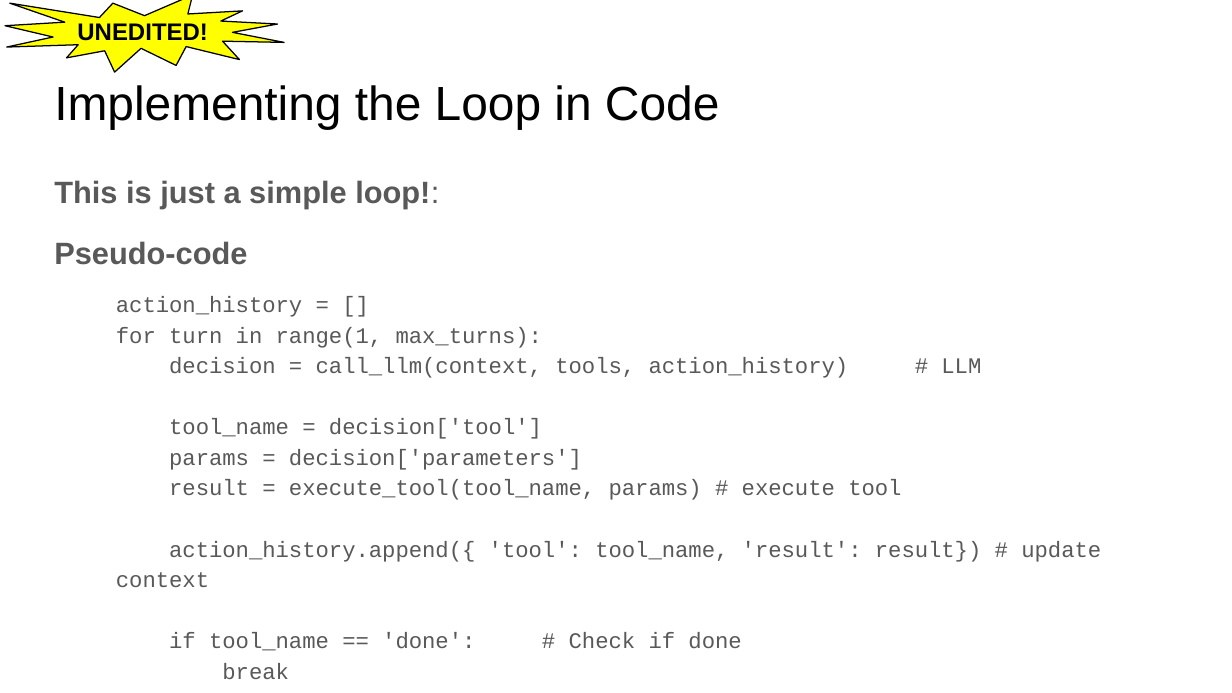
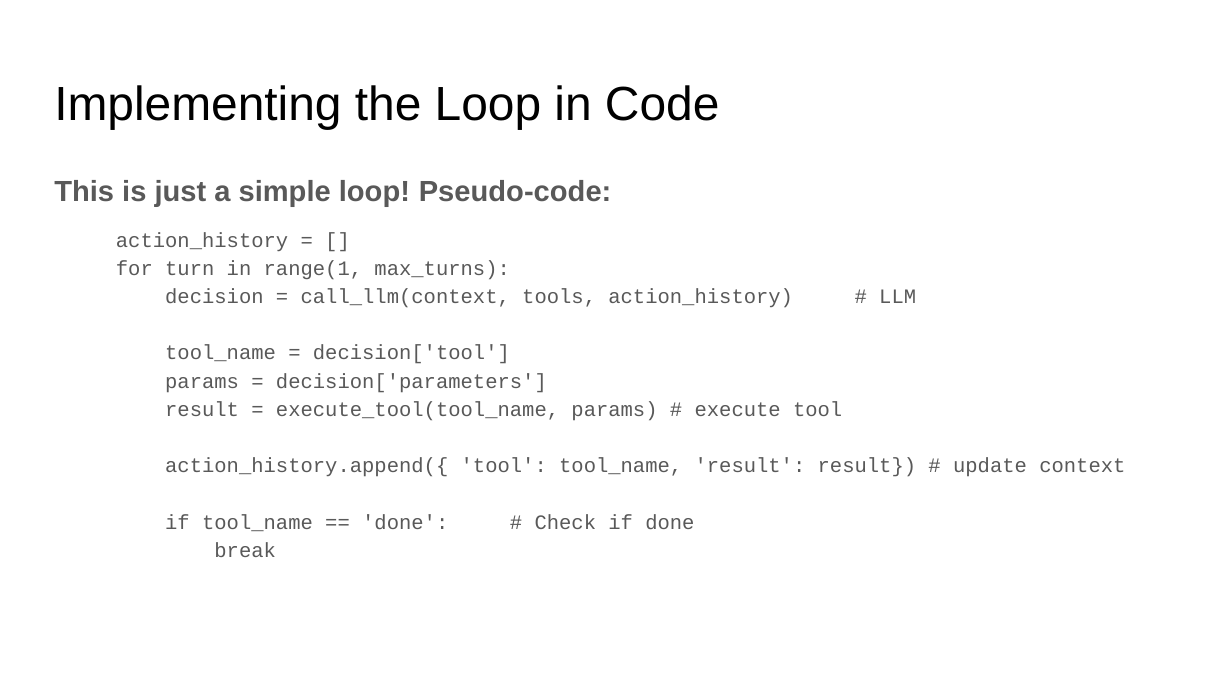
Before and after one commit to dsi-rse/careers-workshop-ai-development, a slide deck: slide 19 of lecture_4/slides/lecture_4.pptx (slide 21 before the commit). Drawn at 1232x693 pixels with LibreOffice and Linux fonts; fonts in the diff are those of the drawing. Boxes give left, top, right and bottom in pixels: in the first picture for what was removed or moved away, otherwise in the second. Text is boxed around its words. In the diff, an @@ line names an element or a change of style, - is before the commit and + after.

```diff
--- a/lecture_4/slides/lecture_4.pptx
+++ b/lecture_4/slides/lecture_4.pptx
@@ irregular seal removed at (x1=5, y1=0, x2=285, y2=73) @@
-UNEDITED!
@@ text at (x1=54, y1=180, x2=612, y2=207): text changed; size 18 to 17 pt @@
-This is just a simple loop!:
-Pseudo-code
+This is just a simple loop! Pseudo-code:
@@ text at (x1=116, y1=232, x2=1125, y2=531): size 12.9 to 11.9 pt @@
```
Also in this commit, not shown: 14 other slides changed, 13 slides added, 23 slides removed, 3 other files.
